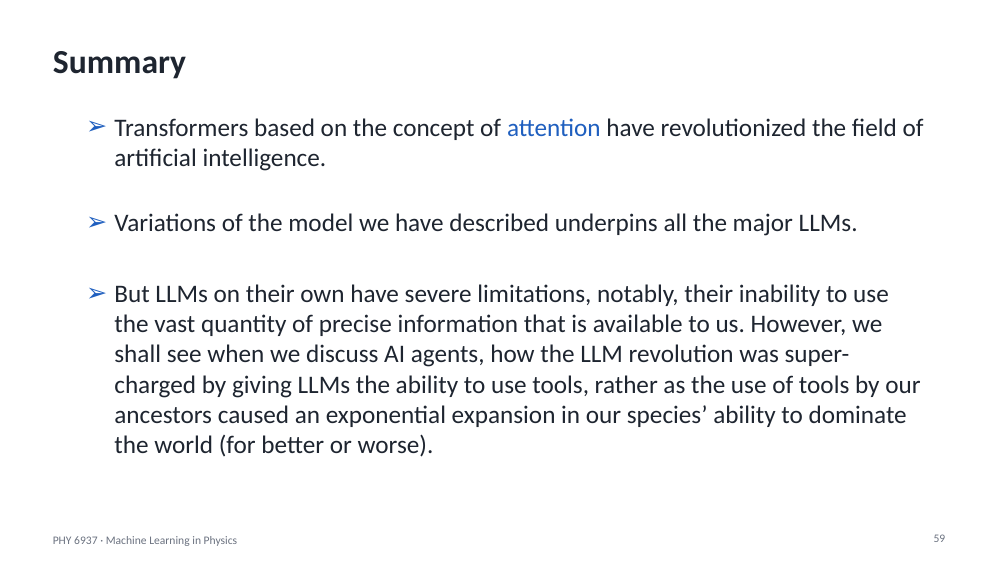
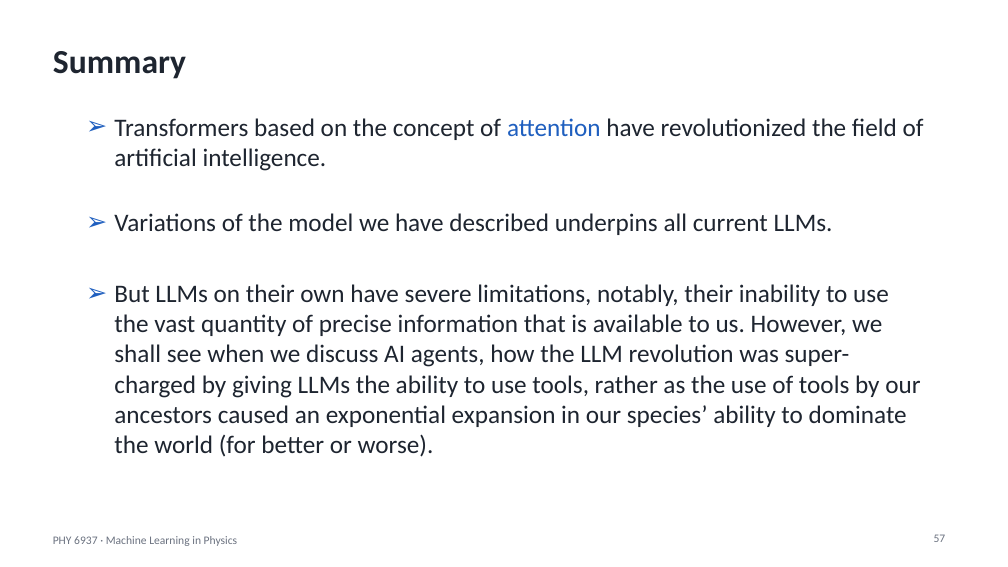
Before and after one commit to hbprosper/mlinphysics, a slide deck: slide 57 of Lectures/08.Transformers/Lecture_TNN.pptx (slide 59 before the commit). Drawn at 1008x567 pixels with LibreOffice and Linux fonts; fonts in the diff are those of the drawing. Boxes give left, top, right and bottom in pixels: in the first picture for what was removed or moved away, otherwise in the second. Text is boxed around its words. In the diff, an @@ line names an element or a change of style, - is before the commit and + after.

Commit message:
Improve Lecture_TNN

```diff
--- a/Lectures/08.Transformers/Lecture_TNN.pptx
+++ b/Lectures/08.Transformers/Lecture_TNN.pptx
@@ text at <box>114,213,833,235</box>: text changed @@
-➢ Variations of the model we have described underpins all the major LLMs.
+➢ Variations of the model we have described underpins all current LLMs.
@@ page number at <box>934,534,946,542</box>: text changed @@
-59
+57
```
Also in this commit, not shown: 8 other slides changed, 2 slides added, 4 slides removed, 1 other file.
